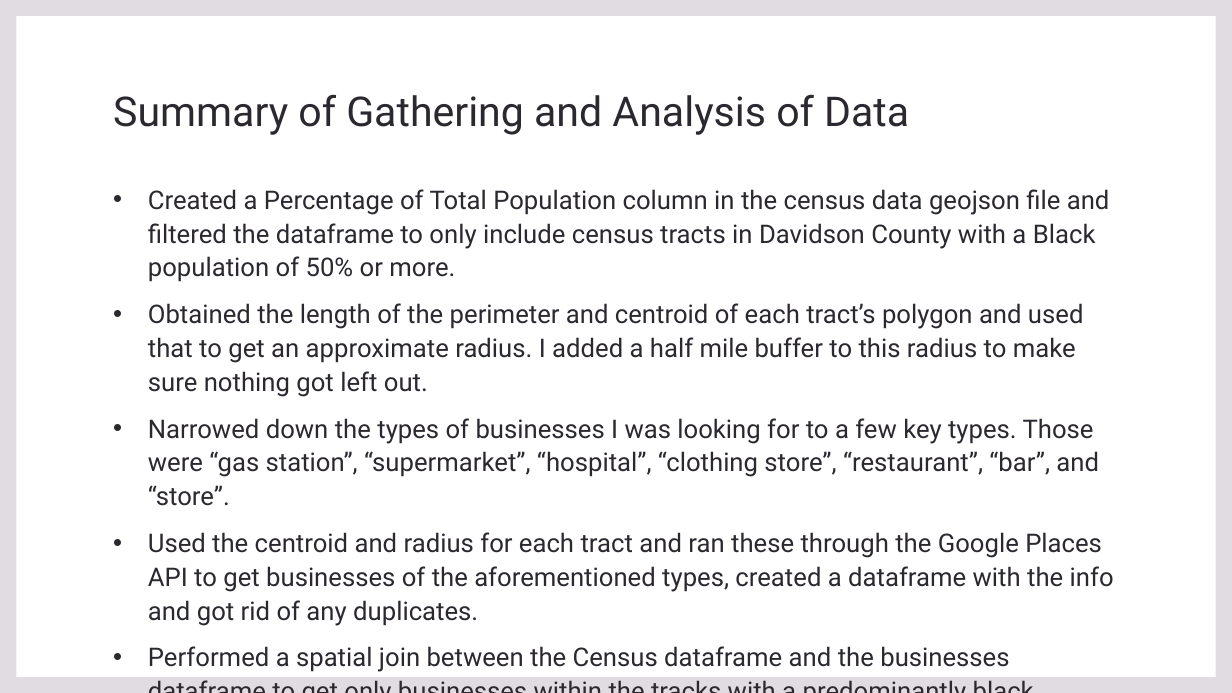
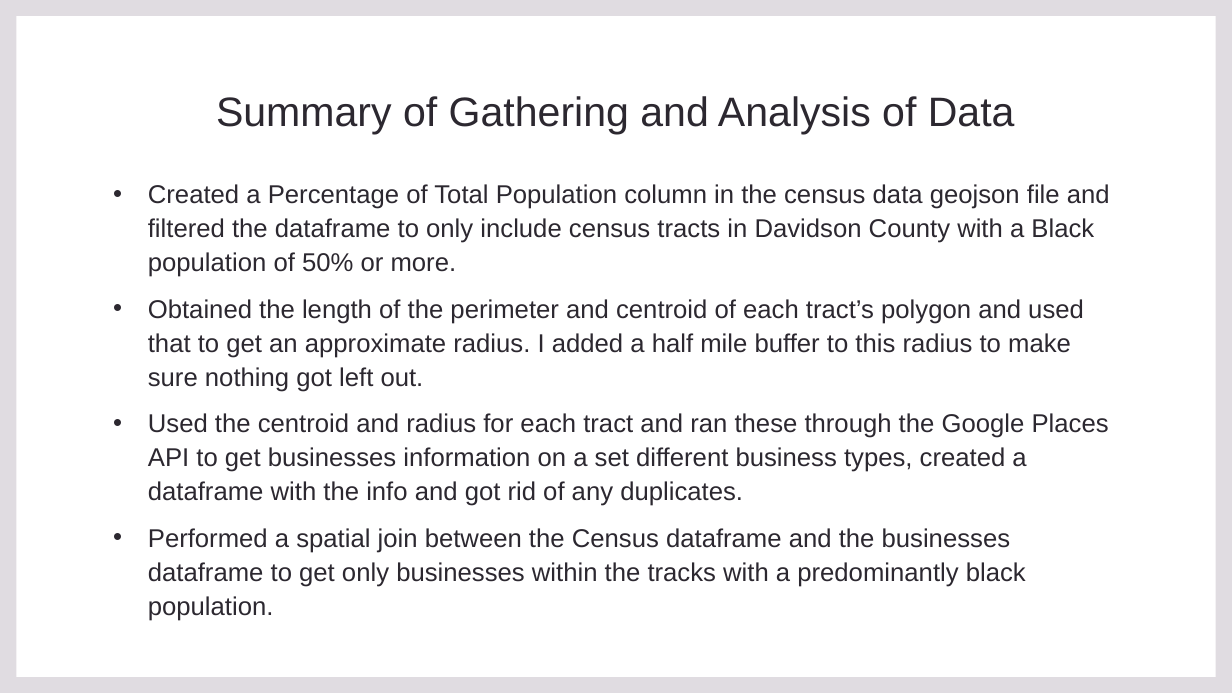
Before and after one commit to tarynpatterson/nashville-businesses-in-black-communities, a slide deck: slide 4 of Nashville Businesses in Black Communities.pptx. Drawn at 1232x693 pixels with LibreOffice and Linux fonts; fonts in the diff are those of the drawing; background and template pictures are left out. Boxes give left, top, right and bottom in pixels: in the first picture for what was removed or moved away, otherwise in the second. Text is boxed around its words. In the diff, an @@ line names an element or a change of style, - is before the commit and + after.

```diff
--- a/Nashville Businesses in Black Communities.pptx
+++ b/Nashville Businesses in Black Communities.pptx
@@ title "Summary of Gathering and Analysis ..." at bbox=[216, 96, 1015, 135]: font Roboto to Arial; alignment left to centre @@
@@ text at bbox=[148, 184, 1110, 621]: font Roboto to Arial in "Created a Percentage of Total Population column ...", "Obtained the length of the perimeter and ...", "Performed a spatial join between the Census ..." @@
@@ text at bbox=[148, 413, 1109, 506]: text changed; font Roboto to Arial @@
-• Narrowed down the types of businesses I was looking for to a few key types. Those were “gas station”, “supermarket”, “hospital”, “clothing store”, “restaurant”, “bar”, and “store”.
-• Used the centroid and radius for each tract and ran these through the Google Places API to get businesses of the aforementioned types, created a dataframe with the info and got rid of any duplicates.
+• Used the centroid and radius for each tract and ran these through the Google Places API to get businesses information on a set different business types, created a dataframe with the info and got rid of any duplicates.
```
Also in this commit, not shown: 3 other slides changed, 5 slides added, 8 other files.
